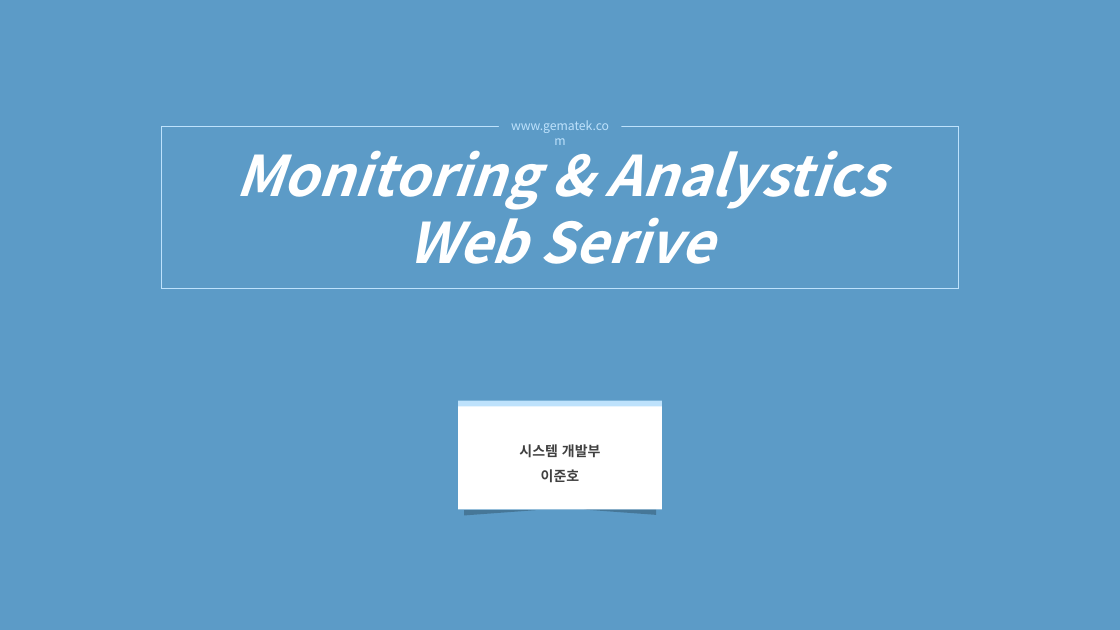
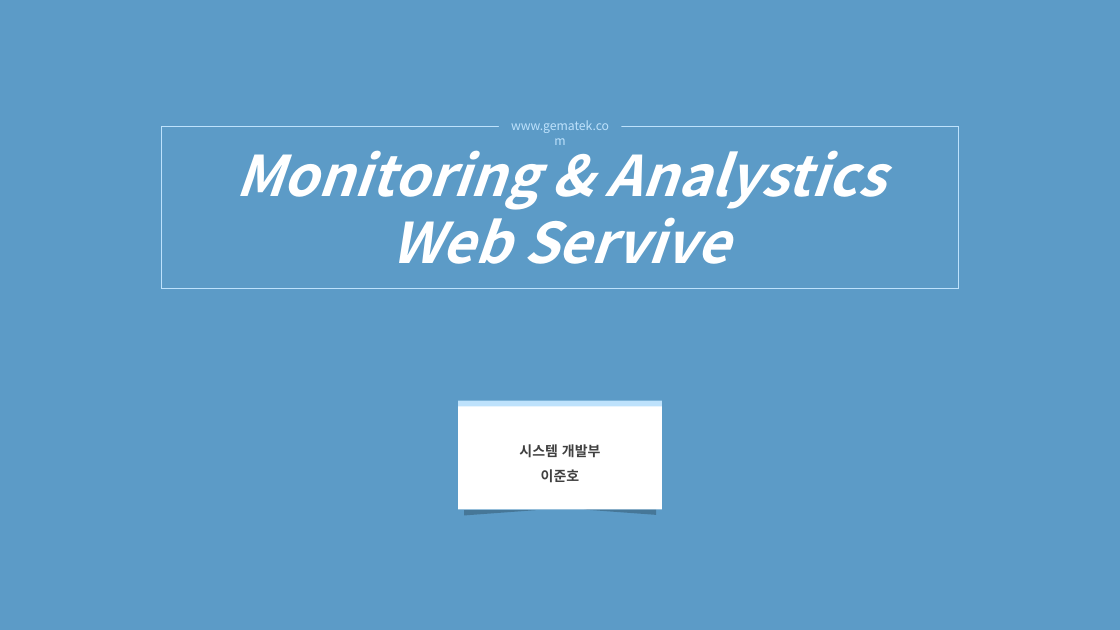
Before and after one commit to haomaru88/first_web, a slide deck: slide 1 of MonitoringWeb.pptx. Drawn at 1120x630 pixels with LibreOffice and Linux fonts; fonts in the diff are those of the drawing. Boxes give left, top, right and bottom in pixels: in the first picture for what was removed or moved away, otherwise in the second. Text is boxed around its words. In the diff, an @@ line names an element or a change of style, - is before the commit and + after.

```diff
--- a/MonitoringWeb.pptx
+++ b/MonitoringWeb.pptx
@@ text in rectangle at box(235, 150, 885, 264): text changed @@
-Monitoring & Analystics Web Serive
+Monitoring & Analystics Web Servive
```
Also in this commit, not shown: 4 other slides changed, 5 other files.
